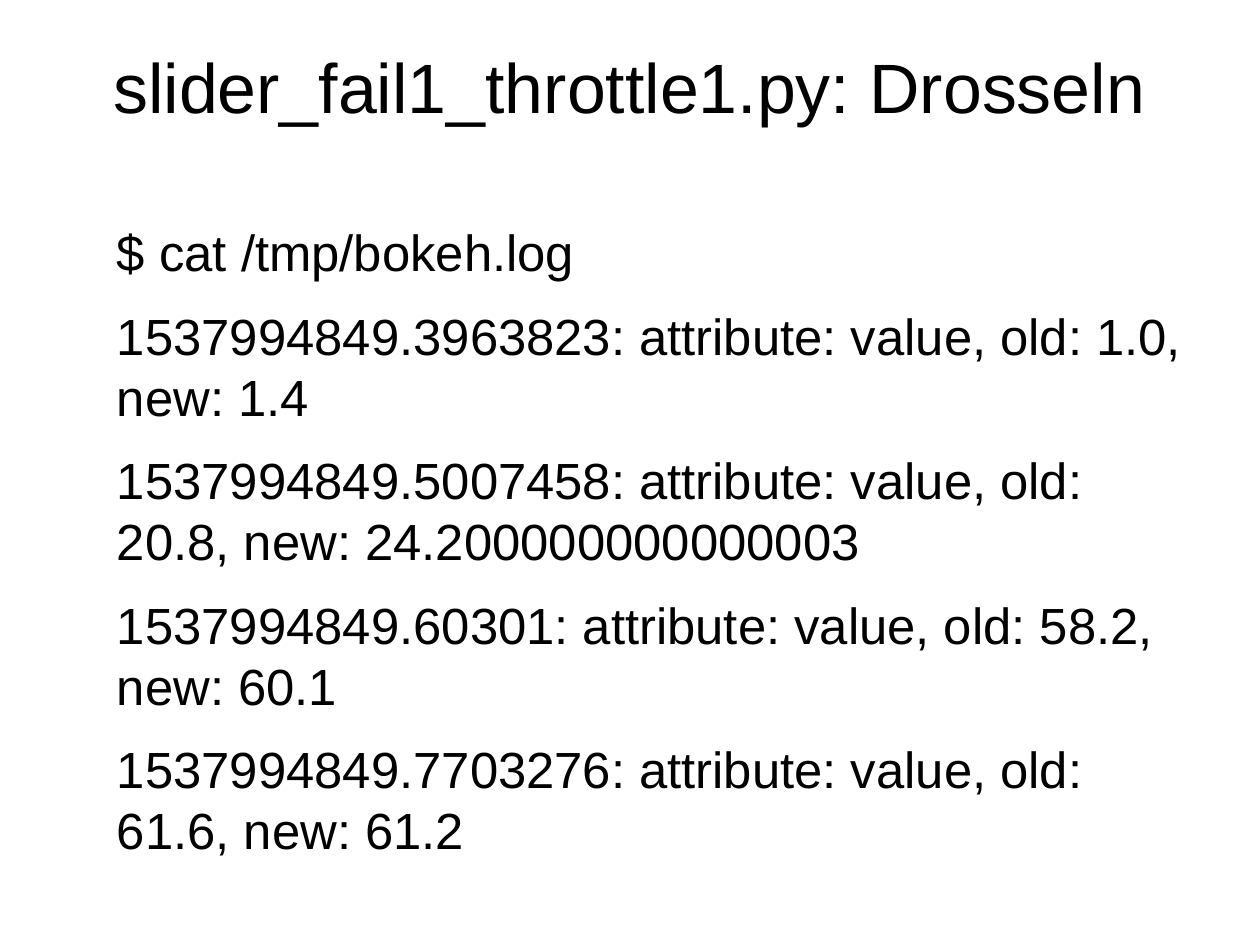
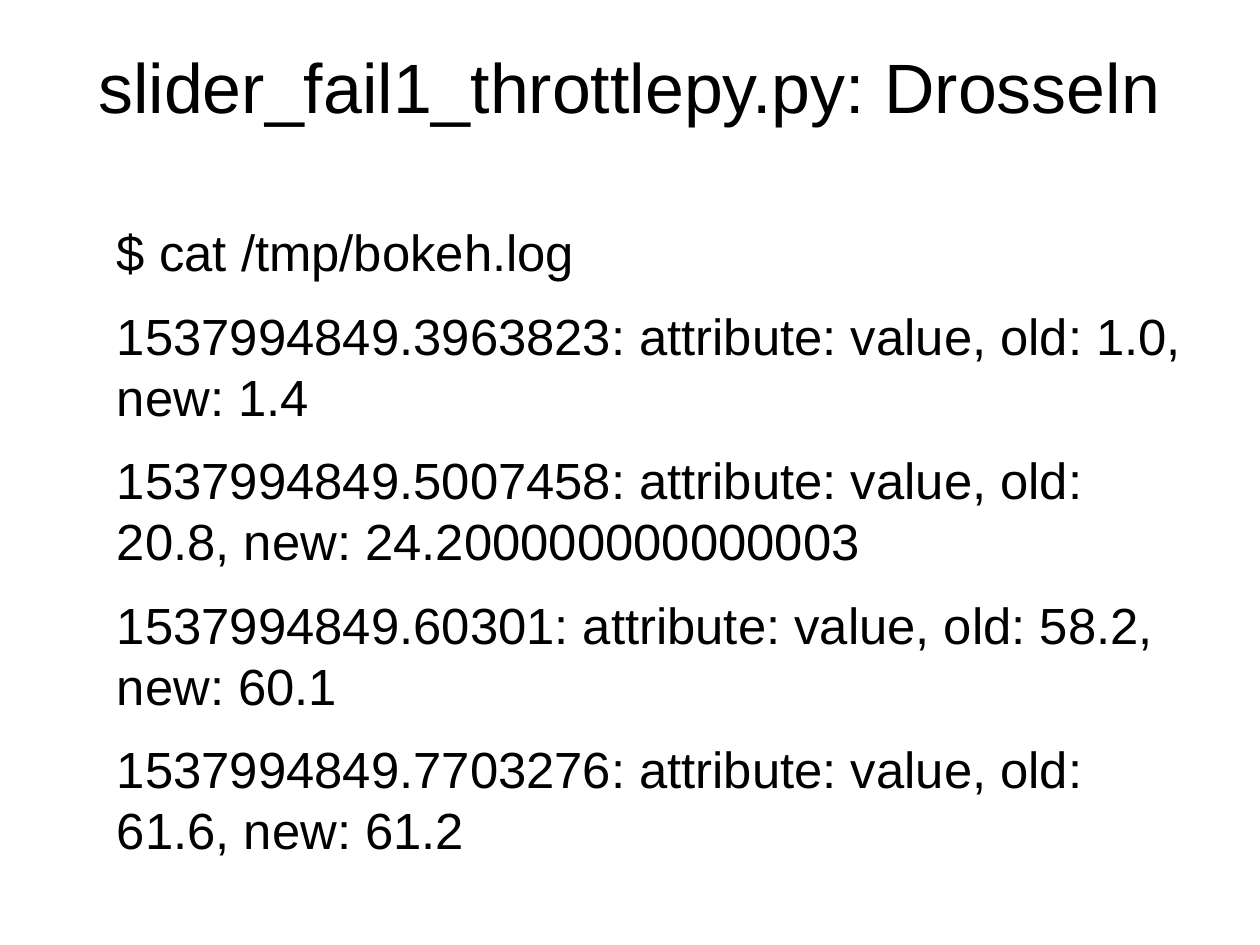
Before and after one commit to Inqbus/python_summit, a slide deck: slide 57 of vortrag/bokeh_sandra.odp. Drawn at 1260x945 pixels with LibreOffice and Linux fonts; fonts in the diff are those of the drawing. Boxes give left, top, right and bottom in pixels: in the first picture for what was removed or moved away, otherwise in the second. Text is boxed around its words. In the diff, an @@ line names an element or a change of style, - is before the commit and + after.

```diff
--- a/vortrag/bokeh_sandra.odp
+++ b/vortrag/bokeh_sandra.odp
@@ title at (x1=98, y1=62, x2=1160, y2=126): text changed @@
-slider_fail1_throttle1.py: Drosseln
+slider_fail1_throttlepy.py: Drosseln
```
Also in this commit, not shown: 7 other slides changed, 3 slides added, 3 other files.
